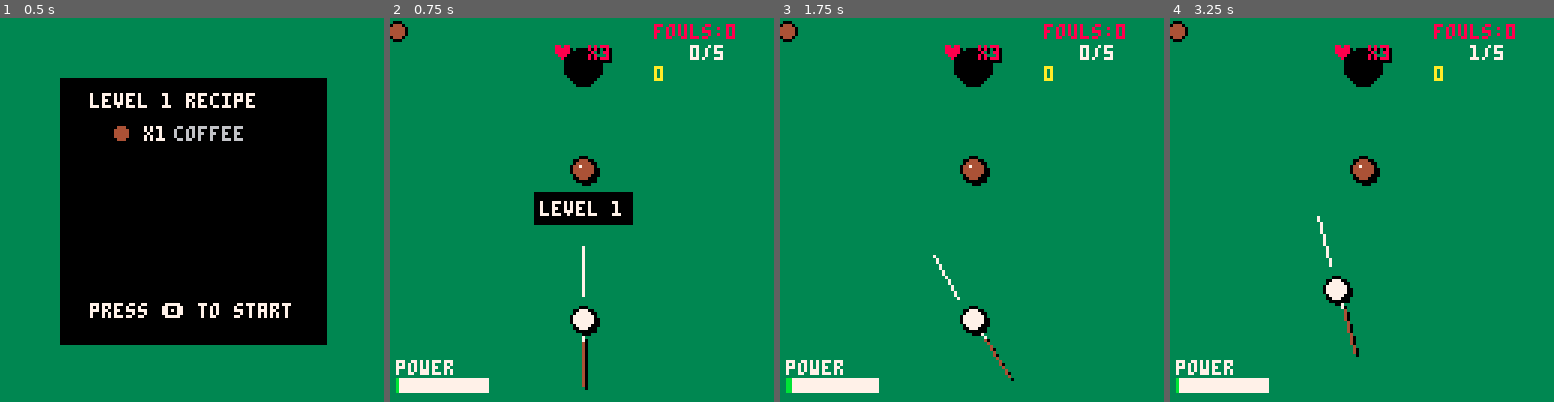
Above: before the commit, frames 1-4 (left to right).
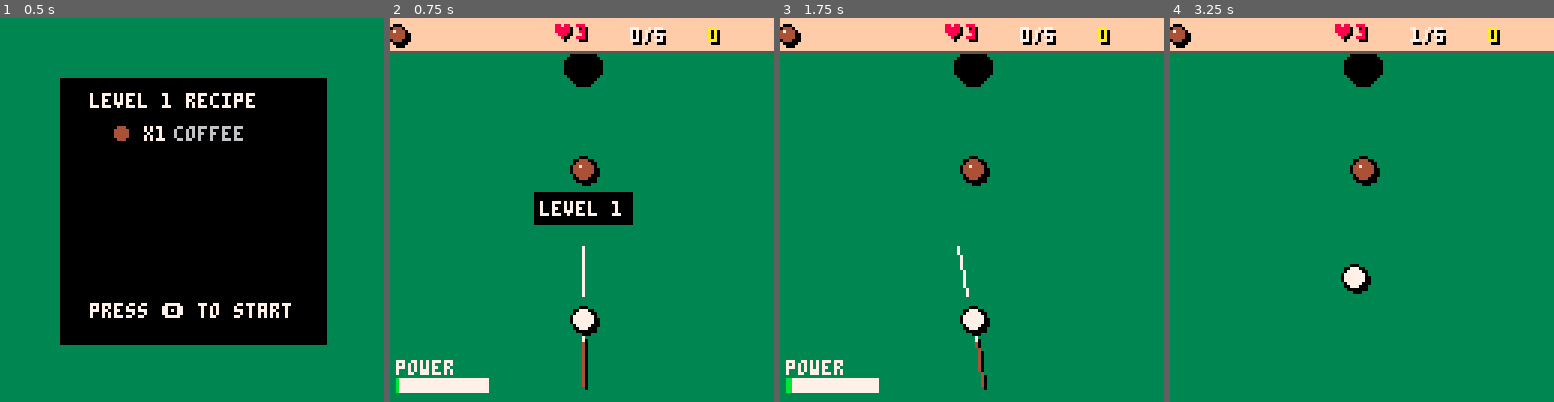
Above: after the commit, the same moments.

Repository: Loupax/coffee-pool
Game: PICO-8 cartridge barista.p8
Two runs of this game, one before a commit and one after it. Both use one fixed random seed, a clock stepped at 60 frames per second and the inputs below.
Inputs:
- Up to frame 1 (0.5 s): tap X (X key) at 0.33 s
- Up to frame 2 (0.75 s): tap O (Z key) at 0.7 s
- Up to frame 3 (1.75 s): tap X (X key) at 1.07 s; hold Right from 1.6 s (still down); tap O (Z key) at 1.7 s
- Up to frame 4 (3.25 s): tap X (X key) at 1.85, 2.97 s; release Right at 2.1 s; tap O (Z key) at 2.1, 2.5, 2.9 s; hold Right 2.47-3.03 s; hold Left from 3.08 s (still down)

Frame 1 is identical in both runs. In frame 2, 9.5% of the frame differs, in the area x 0-100%, y 0-17%; in frame 3, 10%; in frame 4, 12%, in the area x 0-100%, y 0-98%.

Commit message:
UI improvements

Diff:
--- a/barista.p8
+++ b/barista.p8
@@ -171,8 +171,8 @@
    input_lock-=1
    return
   end
-  if btn(0) then theta-=0.01 end
-  if btn(1) then theta+=0.01 end
+  if btn(0) then theta-=0.003 end
+  if btn(1) then theta+=0.003 end
   if btn(4) then
    charging=true
    power+=0.08
@@ -212,8 +212,8 @@
      e.dx=-e.dx*0.9
      if abs(e.dx)>0.5 or abs(e.dy)>0.5 then sfx(2) end
     end
-    if e.y-e.r<0 then
-     e.y=e.r
+    if e.y-e.r<11 then
+     e.y=11+e.r
      e.dy=-e.dy*0.9
      if abs(e.dx)>0.5 or abs(e.dy)>0.5 then sfx(2) end
     end
@@ -464,26 +464,31 @@
   print("power",2,114,7)
  end
 
+ -- hud background
+ rectfill(0,0,127,10,15)
+ line(0,11,127,11,5)
  -- hud: recipe icons
  local hx=2
  for k,v in pairs(recipe) do
   for i=1,v do
-   circfill(hx,4,3,ecol(k))
-   circ(hx,4,3,0)
+   circfill(hx+1,6,3,0)
+   circfill(hx,5,3,ecol(k))
+   circ(hx,5,3,0)
+   pset(hx-1,4,7)
    if inv[k]>=i then
-    -- green checkmark
-    line(hx-1,4,hx,6,11)
-    line(hx,6,hx+2,2,11)
+    line(hx-1,5,hx,7,11)
+    line(hx,7,hx+2,3,11)
    end
    hx+=9
   end
  end
- -- hud: stats (top right)
- print("\x87 x"..lives,55,10,0)
- print("\x87 x"..lives,54,9,8)
- print("fouls:"..fouls,88,2,8)
- print(shots.."/"..par,100,9,7)
- print(global_score,88,16,10)
+ -- hud: stats
+ print("\x87"..lives,55,3,0)
+ print("\x87"..lives,54,2,8)
+ print(shots.."/"..par,81,4,0)
+ print(shots.."/"..par,80,3,7)
+ print(global_score,107,4,0)
+ print(global_score,106,3,10)
 
  -- message
  if msg_t>0 then
Not shown, removed: barista.html
Not shown, removed: barista.js
Not shown, changed: cost-report.md
Not shown, changed: docs/index.js
